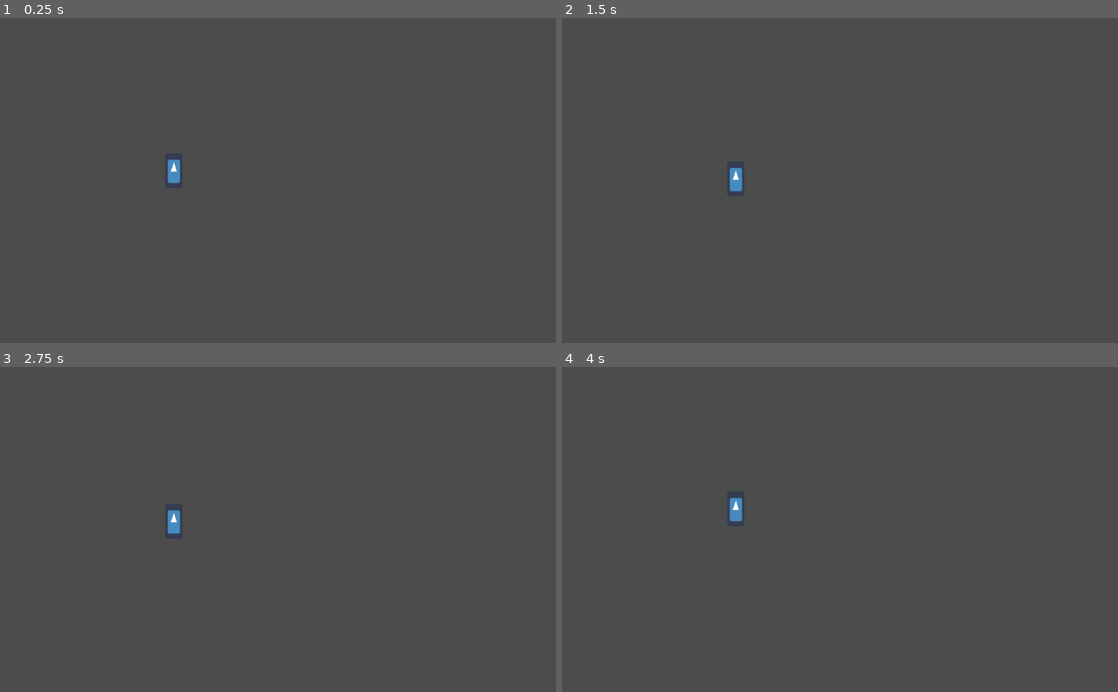
Above: before the commit, frames 1-4 (two rows, left to right).
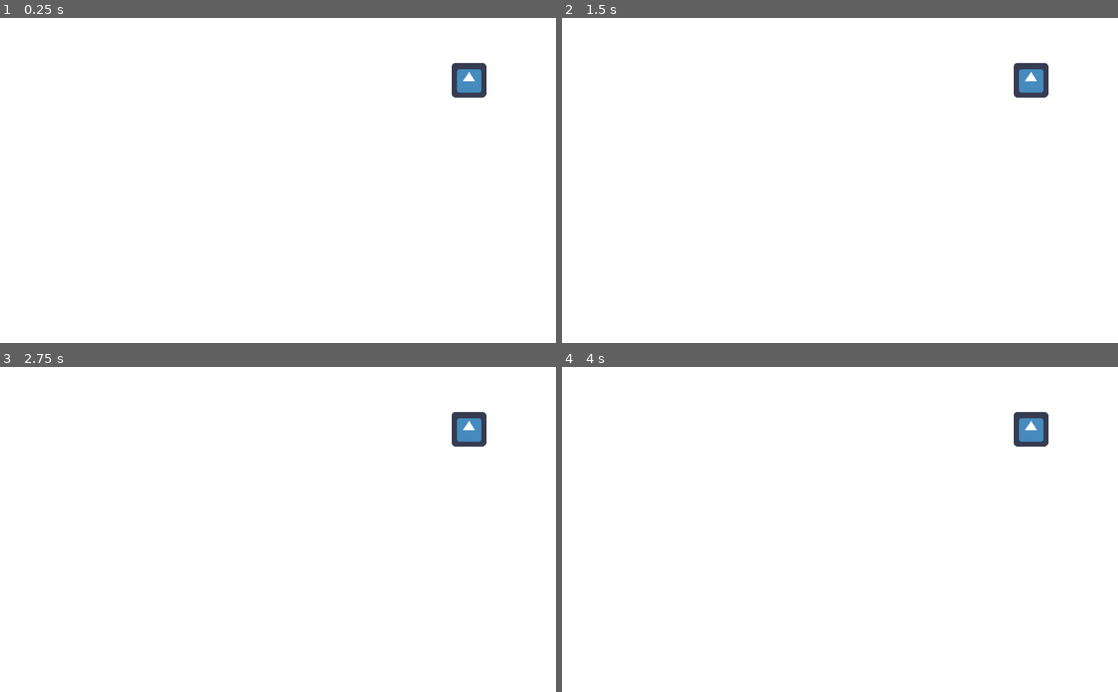
Above: after the commit, the same moments.

Repository: rchin157/July-Gamejam-2021
Game: Godot game, scene res://Levels/TestLevelR.tscn
The game is run twice, just before and just after one commit, with the same random seed, the same clock (stepped at 60 frames per second) and the same inputs. The project has no main scene, so this scene is started directly. The engine's default icon, where the game draws it, is replaced by a stand-in: a white triangle on a blue panel in a dark square.
Inputs:
- Up to frame 1 (0.25 s): no input
- Up to frame 2 (1.5 s): tap Enter at 0.5 s; hold Right (ui_right) 0.53-1.28 s; tap Space (ui_select) at 0.77 s; hold Left (ui_left) from 1.28 s (still down)
- Up to frame 3 (2.75 s): tap Space (ui_select) at 1.52 s; release Left (ui_left) at 2.03 s; hold Right (ui_right) from 2.03 s (still down)
- Up to frame 4 (4 s): tap Space (ui_select) at 2.75, 3.02, 3.77 s; release Right (ui_right) at 3.53 s; hold Left (ui_left) from 3.53 s (still down)

The runs differ from the first frame. In frame 1, 100% of the frame differs, in the area x 0-100%, y 0-100%; in frame 2, 100%; in frame 3, 100%; in frame 4, 100%.

Commit message:
custom shaders tested
grayscale and tint reference shaders working

Diff:
--- a/Levels/TestLevelR.tscn
+++ b/Levels/TestLevelR.tscn
@@ -1,8 +1,29 @@
-[gd_scene load_steps=2 format=2]
+[gd_scene load_steps=4 format=2]
 
 [ext_resource path="res://Entities/FlyEnemy.tscn" type="PackedScene" id=1]
+[ext_resource path="res://shader/test_shader.tres" type="Material" id=2]
+[ext_resource path="res://icon.png" type="Texture" id=3]
 
 [node name="Node2D" type="Node2D"]
 
+[node name="CanvasLayer" type="CanvasLayer" parent="."]
+process_priority = -1
+
+[node name="Sprite" type="Sprite" parent="CanvasLayer"]
+position = Vector2( 863.641, 114.796 )
+texture = ExtResource( 3 )
+
+[node name="CanvasLayer2" type="CanvasLayer" parent="."]
+process_priority = 1
+layer = 0
+
+[node name="ColorRect" type="ColorRect" parent="CanvasLayer2"]
+material = ExtResource( 2 )
+anchor_right = 1.0
+anchor_bottom = 1.0
+__meta__ = {
+"_edit_use_anchors_": false
+}
+
 [node name="FlyingEnemy" parent="." instance=ExtResource( 1 )]
 position = Vector2( 320.087, 276.657 )
--- /dev/null
+++ b/shader/test.shader
@@ -0,0 +1,13 @@
+shader_type canvas_item;
+
+void vertex() {
+	//VERTEX = VERTEX + vec2(100.0, 1.0);
+}
+
+void fragment() {
+	vec4 bg = texture(SCREEN_TEXTURE, SCREEN_UV);
+	float avg = (bg.r + bg.g + bg.b) /3f;
+	vec3 col = vec3(avg, avg, avg);
+	col *= vec3(0.0f, 0.5f, 0.0f);
+	COLOR = vec4(col, 1f);
+}
--- /dev/null
+++ b/shader/test_shader.tres
@@ -0,0 +1,6 @@
+[gd_resource type="ShaderMaterial" load_steps=2 format=2]
+
+[ext_resource path="res://shader/test.shader" type="Shader" id=1]
+
+[resource]
+shader = ExtResource( 1 )
